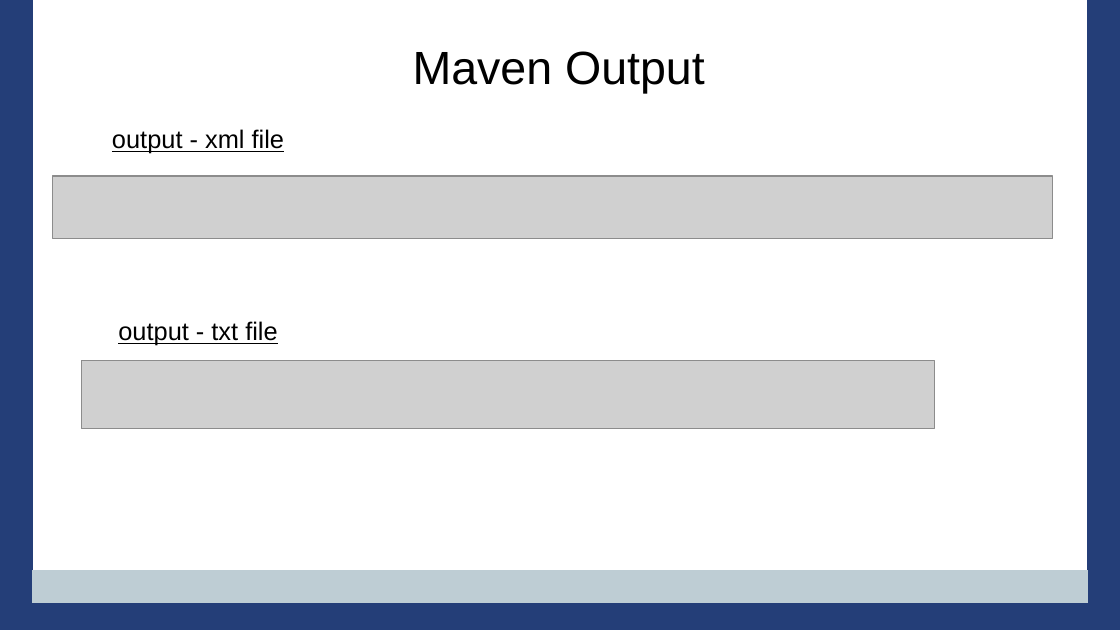
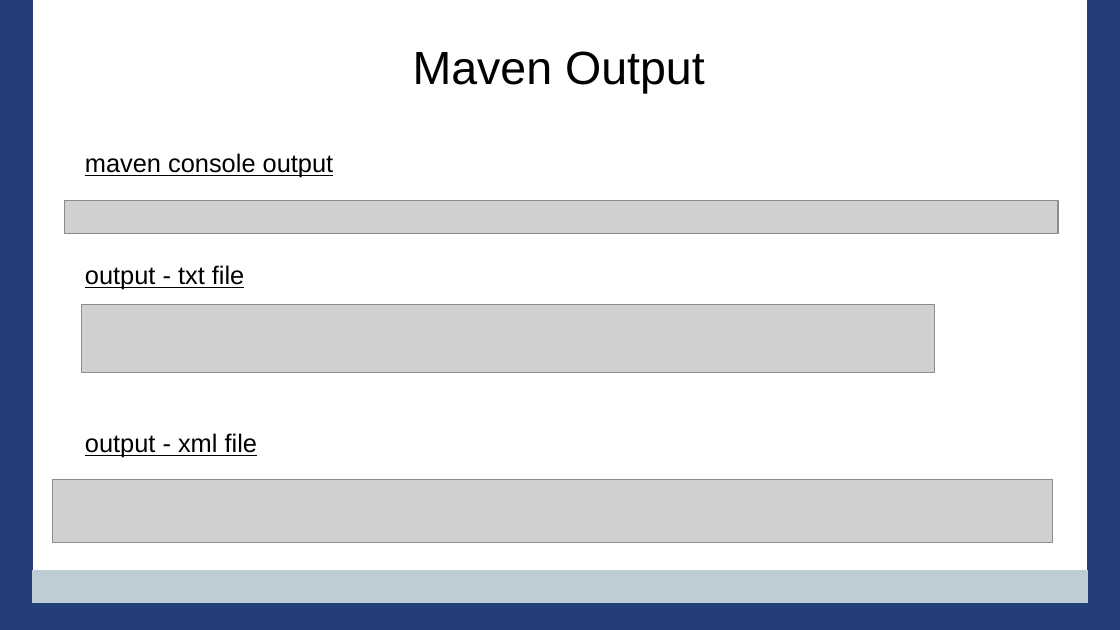
Before and after one commit to PennState/junit5-presentation, a slide deck: slide 24 of src/site/presentation/Junit5_Presentation_JavaOne_2016.odp (slide 22 before the commit). Drawn at 1120x630 pixels with LibreOffice and Linux fonts; fonts in the diff are those of the drawing; grey boxes stand for pictures; background and template pictures are left out. Boxes give left, top, right and bottom in pixels: in the first picture for what was removed or moved away, otherwise in the second. Text is boxed around its words. In the diff, an @@ line names an element or a change of style, - is before the commit and + after.

```diff
--- a/src/site/presentation/Junit5_Presentation_JavaOne_2016.odp
+++ b/src/site/presentation/Junit5_Presentation_JavaOne_2016.odp
@@ title added at bbox=[85, 153, 334, 178], 18 pt, text #000000, underline @@
+maven console output
@@ picture: place and size @@
-picture at bbox=[52, 176, 1052, 238]
+picture at bbox=[64, 200, 1058, 234]
@@ title "output - txt file": place and size @@
-title "output - txt file" at bbox=[118, 321, 277, 345]
+title "output - txt file" at bbox=[85, 265, 244, 289]
@@ title "output - txt file" at bbox=[85, 265, 244, 289]: alignment centre to left @@
@@ picture: place and size @@
-picture at bbox=[81, 361, 935, 429]
+picture at bbox=[81, 305, 935, 373]
@@ title "output - xml file" at bbox=[85, 433, 257, 458]: alignment centre to left @@
@@ title "output - xml file": place and size @@
-title "output - xml file" at bbox=[112, 129, 284, 154]
+title "output - xml file" at bbox=[85, 433, 257, 458]
@@ picture added at bbox=[52, 480, 1052, 542] @@
```
Also in this commit, not shown: 10 other slides changed, 1 other file.
